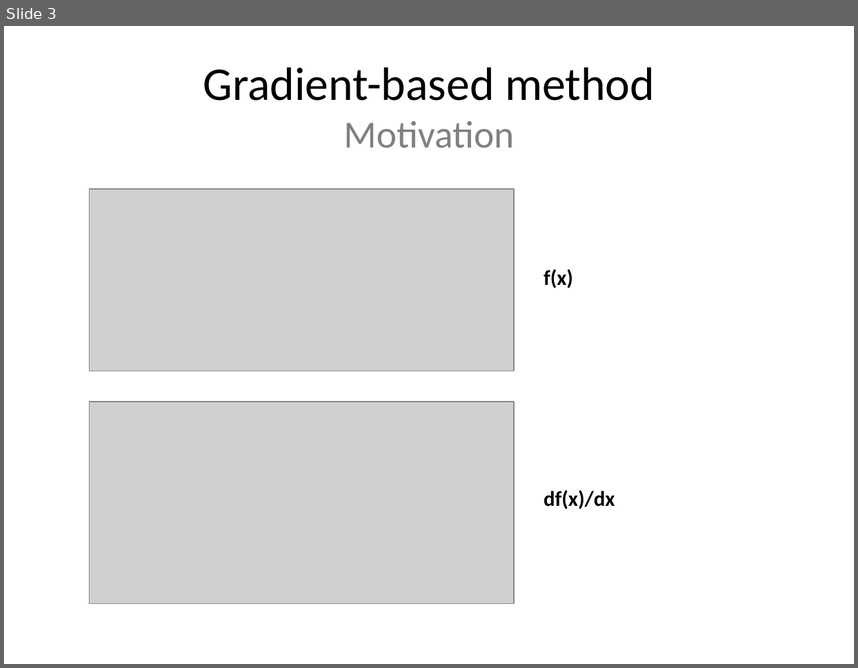
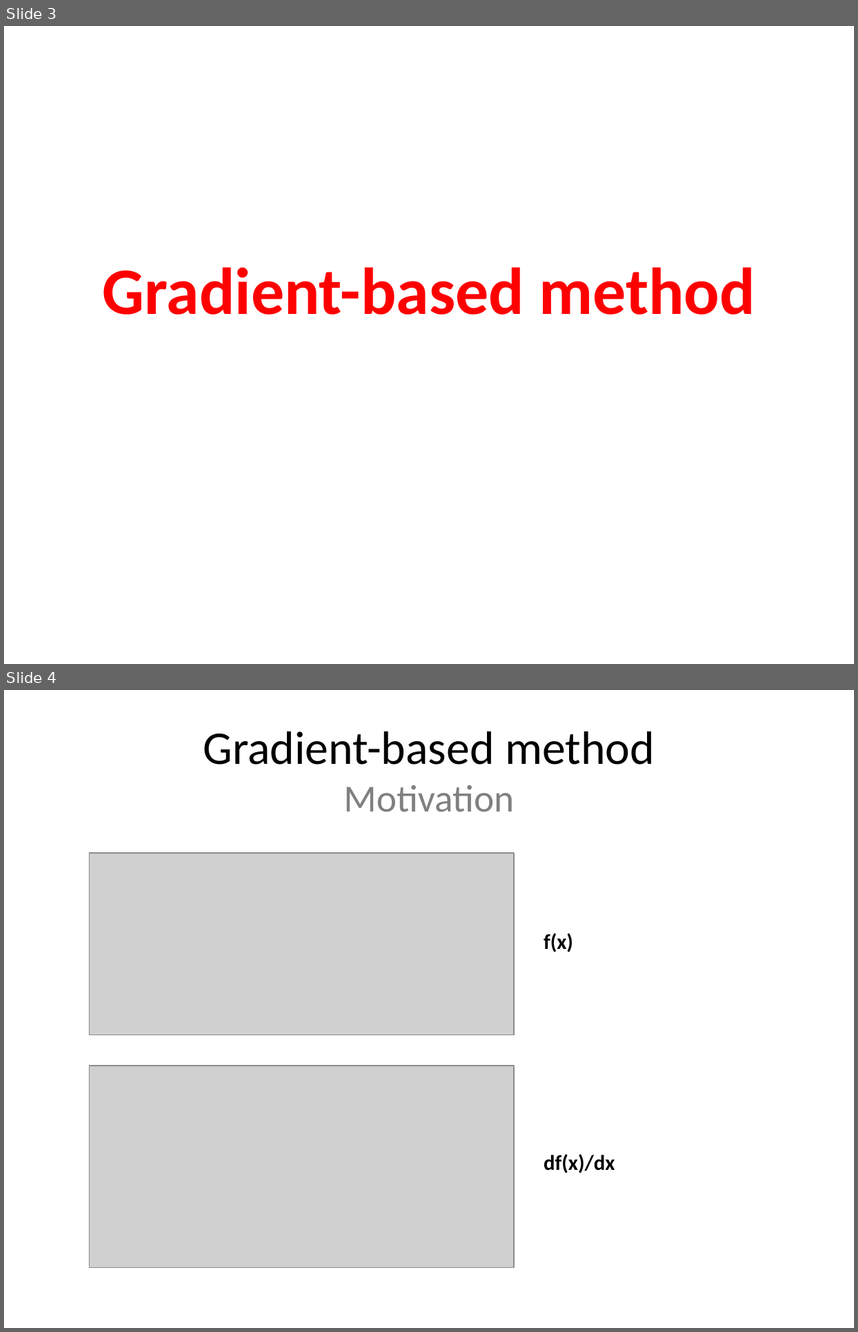
Before and after one commit to leoninnovate/6.344-Project, a slide deck: docs/presentation/presentation.pptx. Shown one above the other, each under a label of ours: slide 3 before the commit, slides 3 and 4 after it. The pictures are 858x668 and 858x1332 pixels, drawn with LibreOffice and Linux fonts; fonts in the diff are those of the drawing; grey boxes stand for pictures. Boxes give left, top, right and bottom in pixels: in the first picture for what was removed or moved away, otherwise in the second. Text is boxed around its words. In the diff, an @@ line names an element or a change of style, - is before the commit and + after.

```diff
--- a/docs/presentation/presentation.pptx
+++ b/docs/presentation/presentation.pptx
@@ slide 3 added at (4,26,854,664), background #FFFFFF @@
@@ text added at (103,267,755,314), 56.1 pt, text #FF0000, bold @@
+Gradient-based method
@@ what was slide 3 is now slide 4 @@
```
Also in this commit, not shown: 6 slides changed, 2 other slides added, 12 other files.
